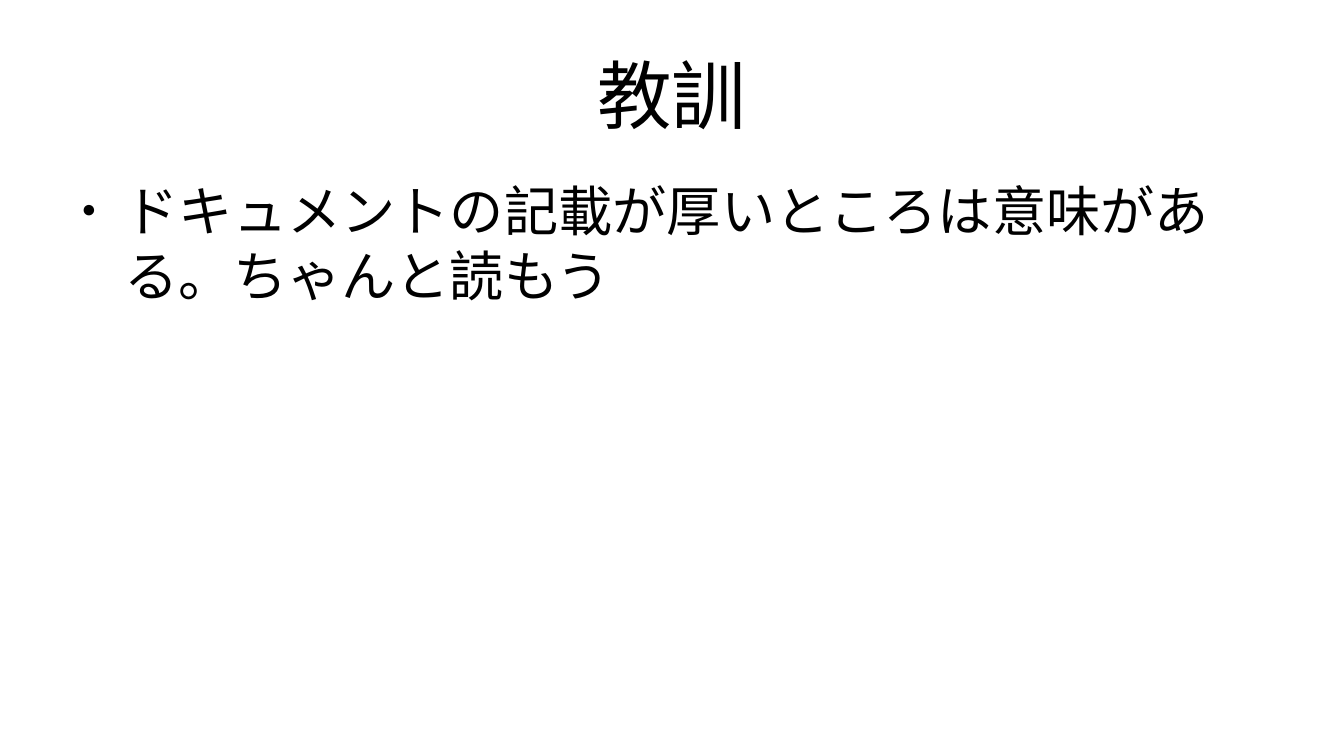
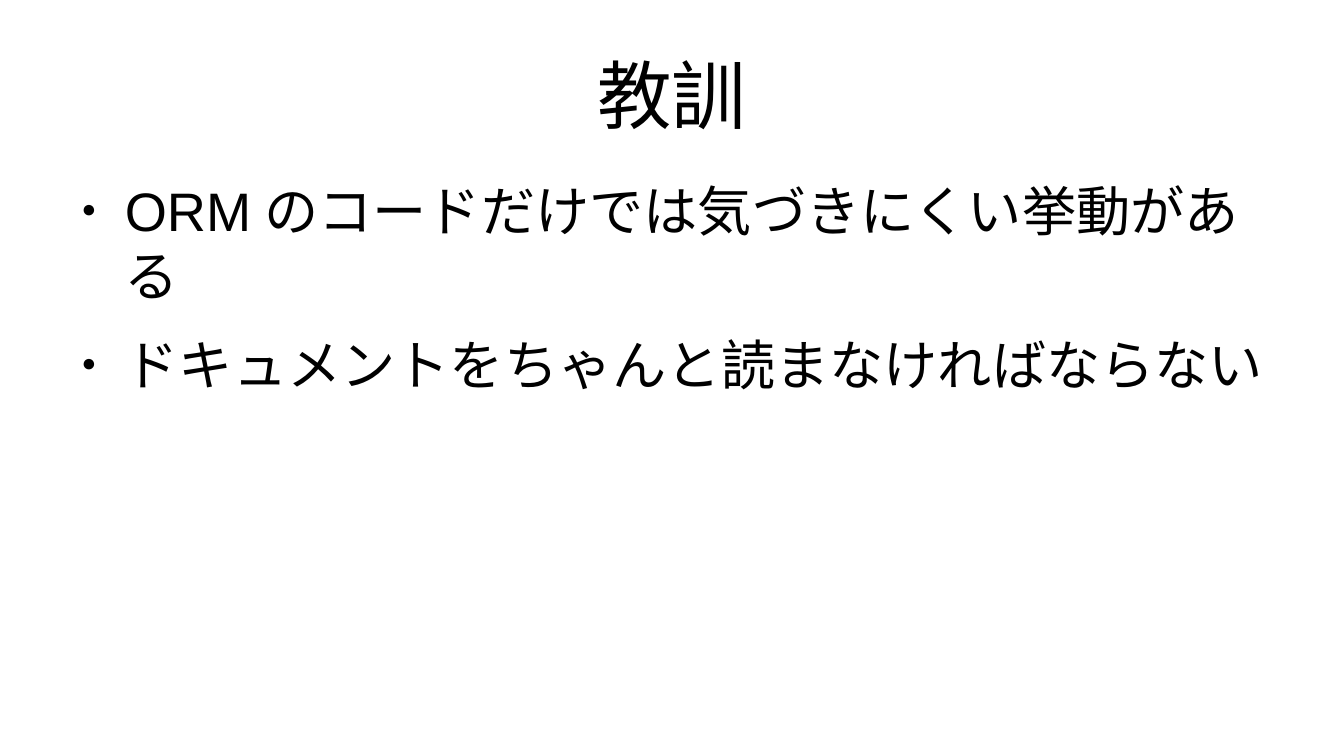
Before and after one commit to kijimad/roam, a slide deck: slide 20 of pdfs/20260616_upsert.odp. Drawn at 1344x756 pixels with LibreOffice and Linux fonts; fonts in the diff are those of the drawing. Boxes give left, top, right and bottom in pixels: in the first picture for what was removed or moved away, otherwise in the second. Text is boxed around its words. In the diff, an @@ line names an element or a change of style, - is before the commit and + after.

```diff
--- a/pdfs/20260616_upsert.odp
+++ b/pdfs/20260616_upsert.odp
@@ text at box(125, 339, 1263, 390): text changed @@
-● ドキュメントの記載が厚いところは意味がある。ちゃんと読もう
+● ORMのコードだけでは気づきにくい挙動がある
+● ドキュメントをちゃんと読まなければならない
```
Also in this commit, not shown: 5 other files.
